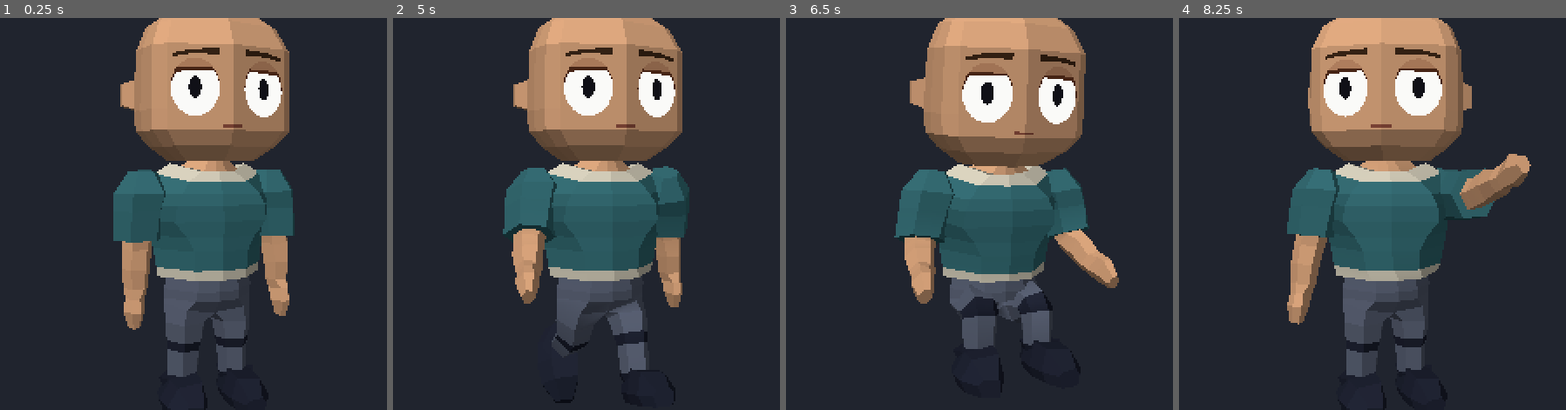
Above: before the commit, frames 1-4 (left to right).
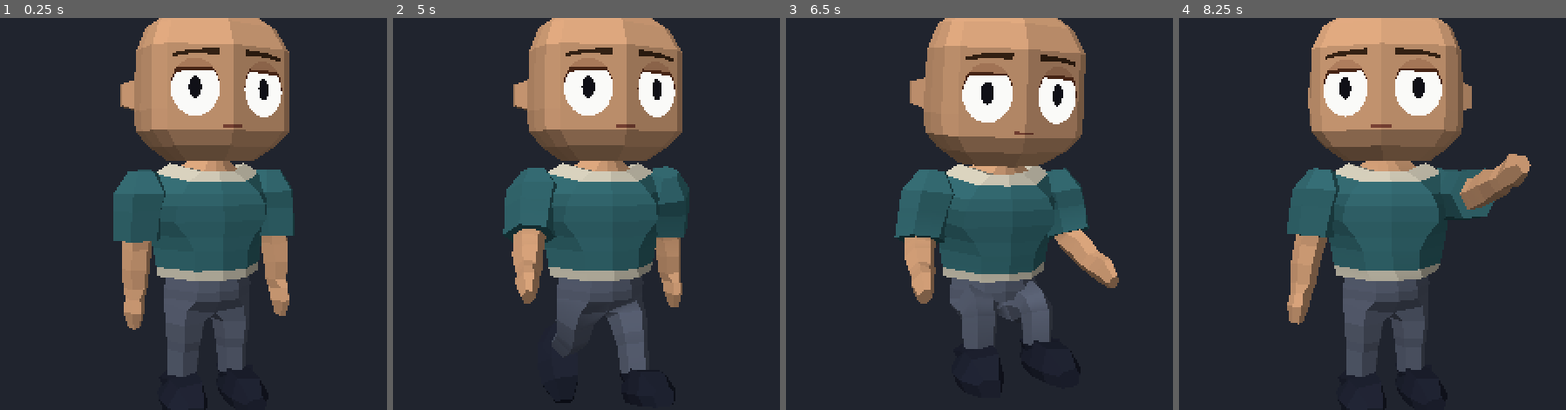
Above: after the commit, the same moments.

Repository: ninthfreak/VoxelCharacterMaker
Game: Godot game, scene res://runtime/character_demo.tscn
The game is run twice, just before and just after one commit, with the same random seed, the same clock (stepped at 60 frames per second) and the same inputs. This scene is started directly instead of the project's main scene.
Inputs (mouse positions are in pixels of both pictures, inside the frame that each line leads up to):
- Up to frame 1 (0.25 s): no input
- Up to frame 2 (5 s): tap Enter at 0.5, 2, 3.5 s; move the mouse to (756, 194) at 0.52 s; tap O at 0.6 s; click (756, 194) at 0.67 s; tap Space at 1.25, 2.75, 4.25 s; drag from (462, 233) to (567, 292) at 1.27 s; move the mouse to (671, 127) at 2.02 s; tap Z at 2.1 s; drag from (567, 292) to (393, 155) at 2.77 s; move the mouse to (outside the picture) at 3.52 s; hold S 3.53-4.25 s; tap 1 at 3.6 s; drag from (393, 155) to (497, 116) at 4.27 s
- Up to frame 3 (6.5 s): move the mouse to (1029, 214) at 5.02 s; hold S 5.03-5.75 s; tap N at 5.1 s; click (1029, 214) at 5.17 s; drag from (890, 116) to (855, 233) at 5.77 s
- Up to frame 4 (8.25 s): move the mouse to (1542, 194) at 6.52 s; tap Y at 6.6 s; drag from (1248, 233) to (1353, 292) at 7.27 s; move the mouse to (1457, 127) at 8.02 s; hold S from 8.03 s (still down); tap O at 8.1 s

The runs differ from the first frame. In frame 1, 0.4% of the frame differs, in the area x 43-64%, y 80-86%; in frame 2, 0.3%; in frame 3, 0.7%, in the area x 45-69%, y 69-77%; in frame 4, 0.4%.

Commit message:
Trousers: a waistband, and knee and ankle in the cloth colour
The shirt stops at the belly and the trousers started at the hips, so
shirt and trousers showed a band of bare waist. The trousers now cover the
waist row, skin-tight, as the skirts' waistband does; a top that covers
the waist stands over it. Their knee and ankle trim takes the cloth's own
colour in the default colourway, so they no longer read as garters.
Cross-check file regenerated.

Co-Authored-By: Claude Opus 5.5 <noreply@anthropic.com>
Claude-Session: https://claude.ai/code/session_01EovwGUjKAJxTGWSNshY1KA

Diff:
--- a/core/wardrobe.gd
+++ b/core/wardrobe.gd
@@ -82,13 +82,17 @@
 	# Skin-tight (bulk 0) is the norm for trousers (owner): slender legs, the
 	# classic sprite look, and a top's hem then reads as worn over them. Bulk
 	# is for legwear meant to look thick; rule 8 keeps the legs apart either way.
+	# The waist is theirs too (a waistband), so under a top that stops short
+	# (the shirt) no skin shows; a top that covers the waist stands over it.
+	# Knee and ankle are a trim role in the cloth's own colour: in a dark one
+	# they read as garters (owner's review); a colourway can still set them apart.
 	var trousers := GarmentItem.create("trousers", "Trousers", "bottom")
 	trousers.roles = ["cloth", "trim"]
 	trousers.colourways = {
-		"default": {"cloth": "slate", "trim": "ink"},
+		"default": {"cloth": "slate", "trim": "slate"},
 		"denim": {"cloth": "denim", "trim": "denim"},
 	}
-	for key in ["hips.L.F", "hips.L.B", "upper_thigh.L", "lower_thigh.L", "shin.L"]:
+	for key in ["waist.L.F", "waist.L.B", "hips.L.F", "hips.L.B", "upper_thigh.L", "lower_thigh.L", "shin.L"]:
 		trousers.set_region(key, "cloth", 0)
 	trousers.set_region("knee.L", "trim", 0)
 	trousers.set_region("ankle.L", "trim", 0)
@@ -150,7 +154,8 @@
 	add_item(bodice)
 
 	# A skirt item is the hips in cloth plus the skirt shape. Its waistband is
-	# on, so under a top that stops short (the shirt) no skin shows at the waist.
+	# on, so under a top that stops short (the shirt) no skin shows at the waist
+	# (the trousers' waist does the same).
 	var skirt := _skirt_item("skirt", "Skirt", {"length": "to_shin"})
 	skirt.colourways = {
 		"default": {"cloth": "plum", "hem": "ochre"},
Not shown, changed: tests/lowpoly_expected.json
Not shown, changed: docs/NOTES.md
